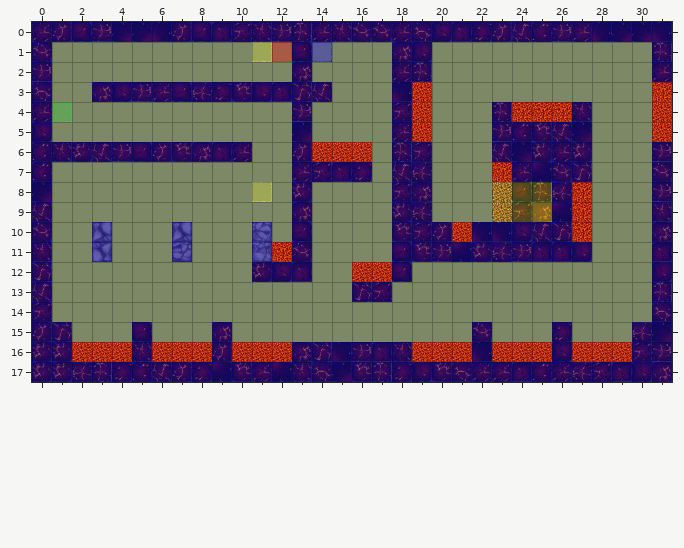
Tiled map -- Spellington/src/res/map/mapDungeon27.tmx. Above, as it was before the edit.
Cells are 50x50 px. Shown: x 0..31, y 0..17.
The same view after the edit:
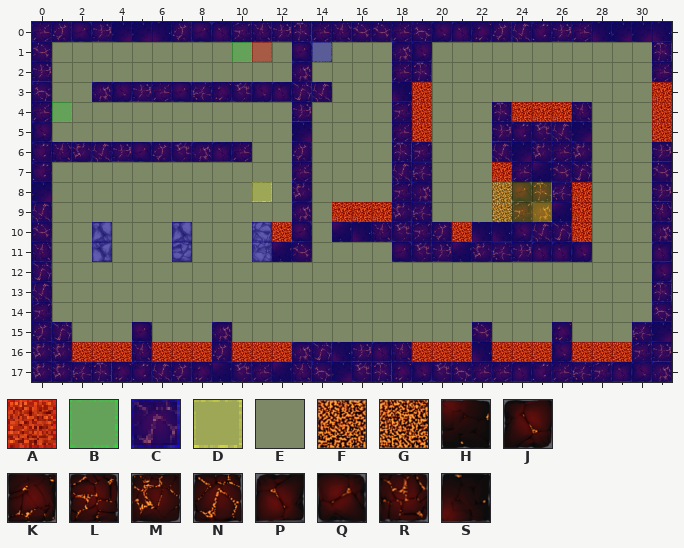
Key: from "collisionTile": A 0, B 1, C 3, D 4, E 11; from "dungeonTile.png": F 4, G 5, H 6, J 7, K 20, L 28, M 30, N 31, P 36, Q 45, R 46, S 53.
_ is an empty cell, . an unchanged one.
See-through tiles are keyed as they look on the map.
Difference:
--- layer "terrain"
@@ x 14..16 @@
- 6 FFF
- 7 LPK
+ 6 ___
+ 7 ___
@@ x 11..18 @@
- 9 ....___.
-10 ._..___.
-11 .G......
-12 MJP..FFQ
-13 .....NL.
+ 9 ....GGG.
+10 .F..HSR.
+11 .H......
+12 ___..___
+13 .....__.
--- layer "collision"
@@ x 14..16 @@
- 6 AAA
- 7 CCC
+ 6 EEE
+ 7 EEE
@@ x 11..18 @@
- 9 ....EEE.
-10 .E..EEE.
-11 .A......
-12 CCC..AAC
-13 .....CC.
+ 9 ....AAA.
+10 .A..CCC.
+11 .C......
+12 EEE..EEE
+13 .....EE.
--- layer "event"
@@ x 10..12 @@
- 1 _DA
+ 1 BA_
Pixel boxes of the changes (left, top, right, bottom) in both pictures:
changed: (232, 42, 292, 62)
changed: (312, 142, 372, 182)
changed: (332, 202, 392, 242)
changed: (252, 222, 312, 282)
changed: (352, 262, 412, 302)
